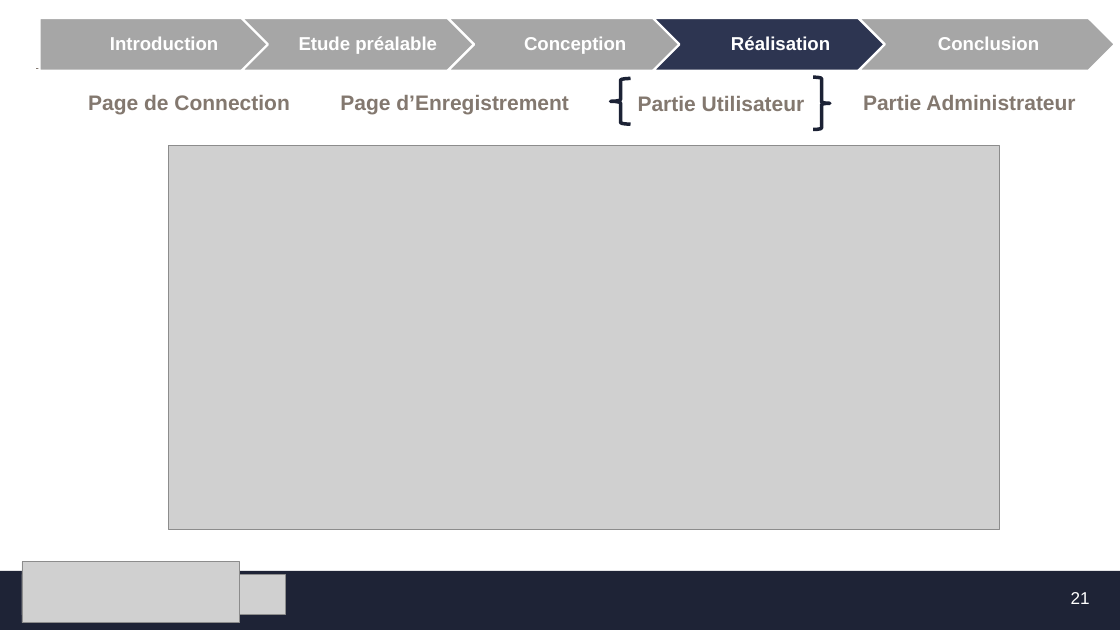
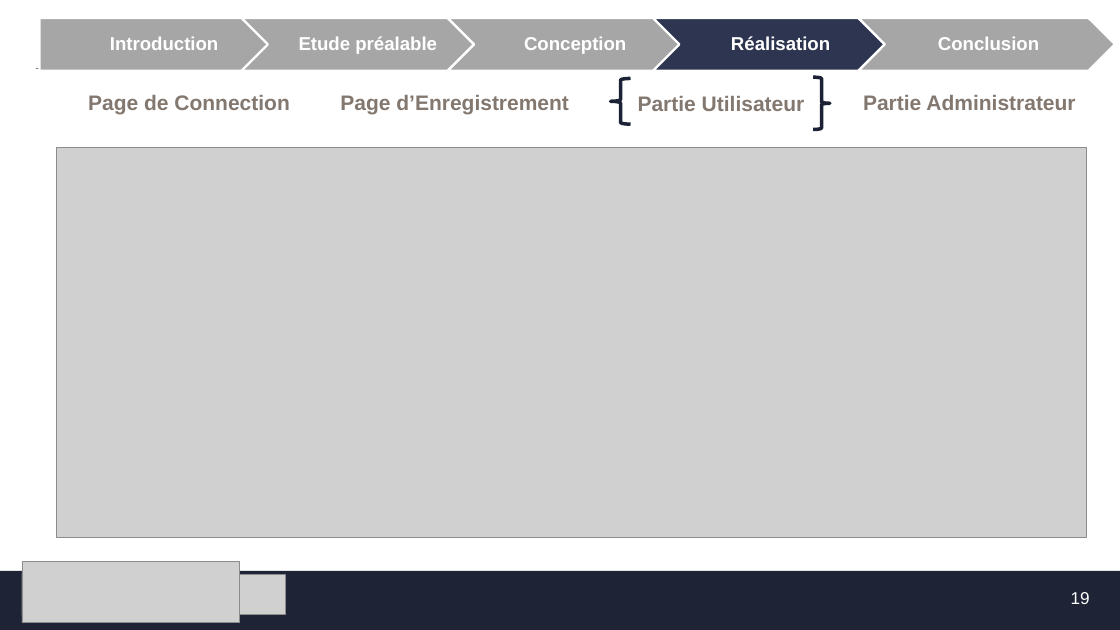
Before and after one commit to MF-13/E-Learning_Platforme, a slide deck: slide 19 of Présentation_PFE1.pptx (slide 21 before the commit). Drawn at 1120x630 pixels with LibreOffice and Linux fonts; fonts in the diff are those of the drawing; grey boxes stand for pictures; background and template pictures are left out. Boxes give left, top, right and bottom in pixels: in the first picture for what was removed or moved away, otherwise in the second. Text is boxed around its words. In the diff, an @@ line names an element or a change of style, - is before the commit and + after.

```diff
--- a/Présentation_PFE1.pptx
+++ b/Présentation_PFE1.pptx
@@ picture: place and size @@
-picture at (168, 146, 999, 530)
+picture at (56, 147, 1087, 538)
@@ page number at (1071, 592, 1090, 604): text changed @@
-21
+19
```
Also in this commit, not shown: 6 other slides changed, 2 slides removed, 2 other files.
